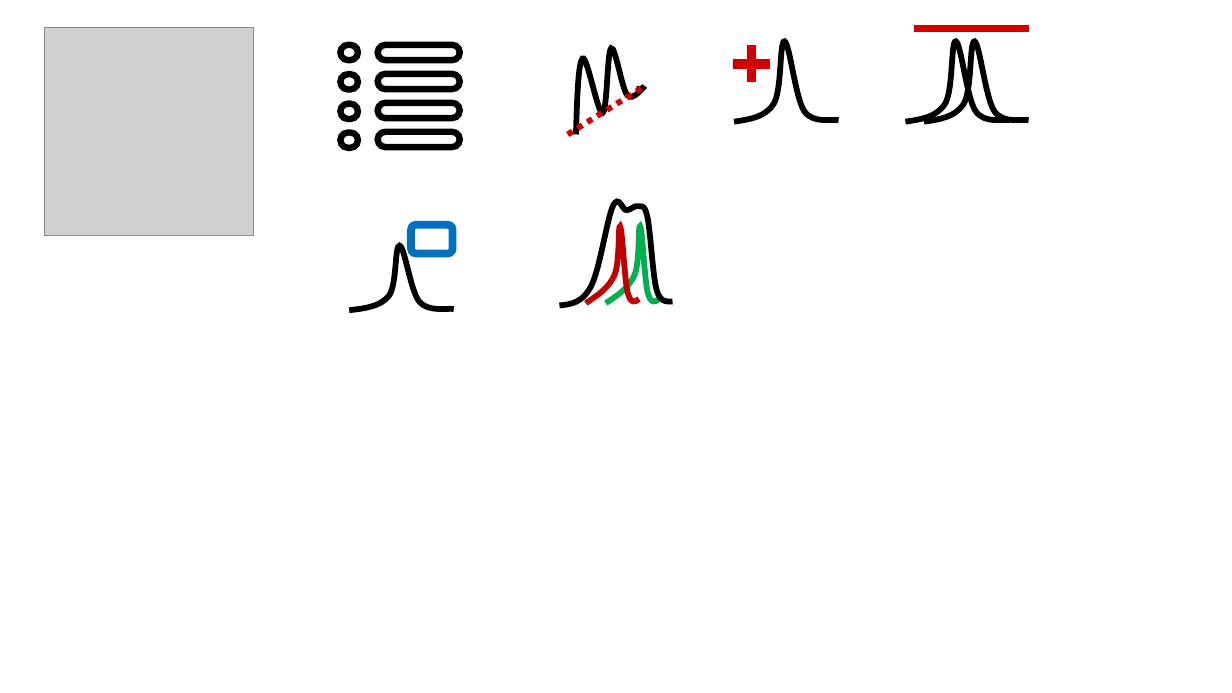
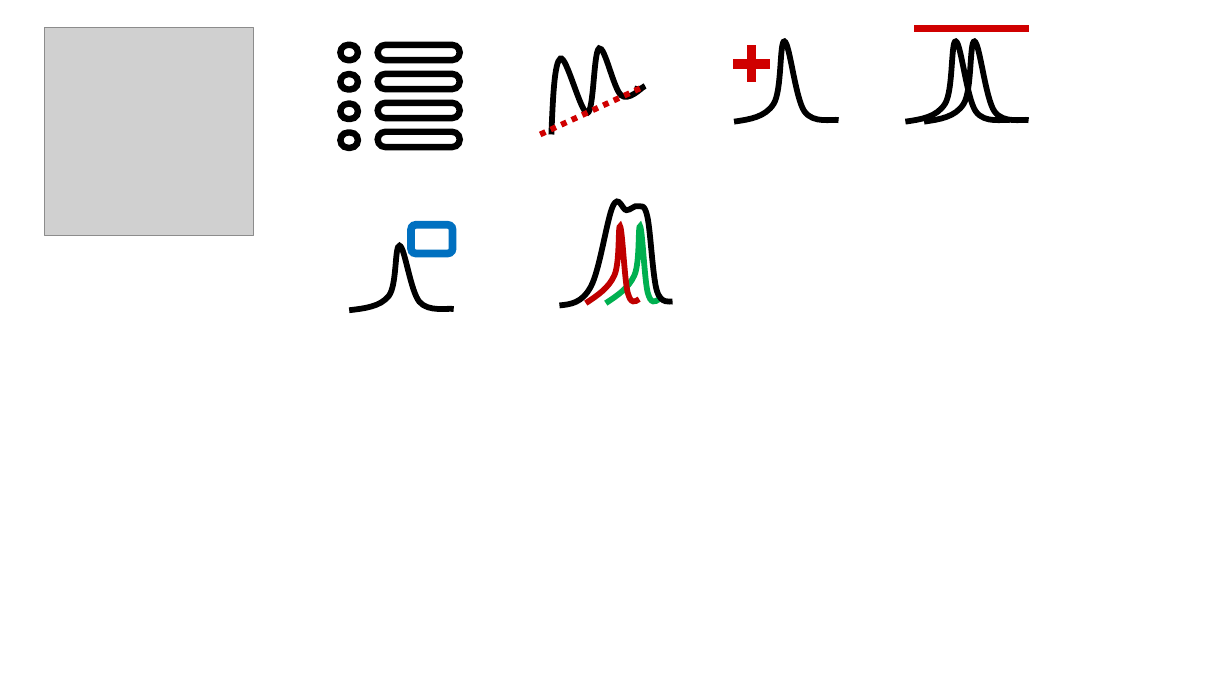
Before and after one commit to CEA-MetroCarac/SPECTROview, a slide deck: slide 1 of spectroview/resources/icons/icon.pptx. Drawn at 1232x693 pixels with LibreOffice and Linux fonts; fonts in the diff are those of the drawing; grey boxes stand for pictures. Boxes give left, top, right and bottom in pixels: in the first picture for what was removed or moved away, otherwise in the second. Text is boxed around its words. In the diff, an @@ line names an element or a change of style, - is before the commit and + after.

```diff
--- a/spectroview/resources/icons/icon.pptx
+++ b/spectroview/resources/icons/icon.pptx
@@ freeform shape: place and size @@
-freeform shape at [576, 48, 644, 134]
+freeform shape at [552, 48, 645, 134]
@@ line moved from (567, 135) - (644, 86) to (541, 135) - (644, 86) @@
```
Also in this commit, not shown: 4 other files.
